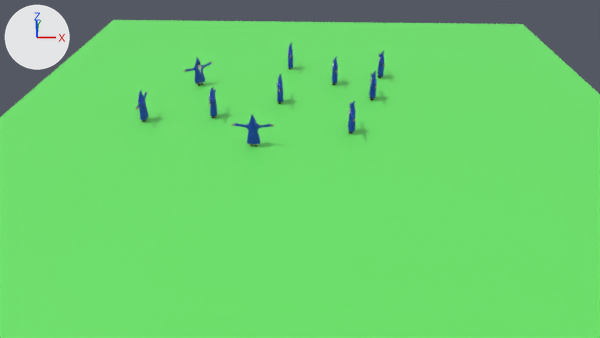
Two versions of the Blender file assets/world.blend, one commit apart.
One viewpoint serves both versions: the file's camera 'camera'. The lights are fixed; the arrows at upper left show +X, +Y and +Z. The picture after the commit comes second.

The first picture shows 'Wizzard 4.009', 'floor' and 9 more.
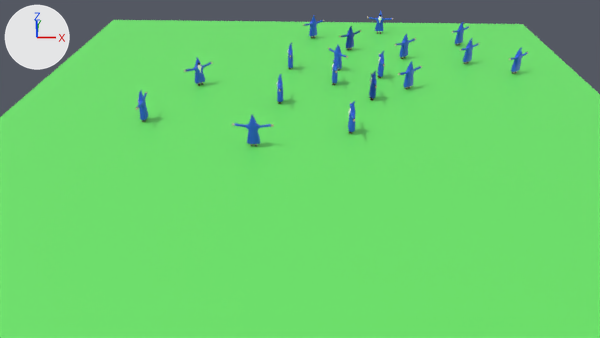
Edits to the bpy script that builds the scene:
```text
Change ob_wizzard_4_001:
    ob_wizzard_4_001.location: (-12.31, 6.41, 1.61) -> (8.79, 25.04, 1.61)
    ob_wizzard_4_001.rotation_euler: (0.0, 0.0, 0.781) -> (0.0, 0.0, -0.145)  # degrees (0, 0, 45) -> degrees (0, 0, -8.3)
Change ob_wizzard_4_002:
    ob_wizzard_4_002.location: (-5.01, -6.71, 1.61) -> (2.69, 11.32, 1.61)
    ob_wizzard_4_002.rotation_euler: (0.0, 0.0, -3.16) -> (0.0, 0.0, -4.086)  # degrees (0, 0, -181) -> degrees (0, 0, -234)
Change ob_wizzard_4_003:
    ob_wizzard_4_003.location: (7.45, 9.21, 1.61) -> (22.9, 10.93, 1.61)
    ob_wizzard_4_003.rotation_euler: (0.0, 0.0, -1.527) -> (0.0, 0.0, -2.453)  # degrees (0, 0, -87) -> degrees (0, 0, -141)
Change ob_wizzard_4_004:
    ob_wizzard_4_004.location: (-2.73, 11.51, 1.61) -> (18.62, 20.45, 1.61)
    ob_wizzard_4_004.rotation_euler: (0.0, 0.0, -1.527) -> (0.0, 0.0, -2.453)  # degrees (0, 0, -87) -> degrees (0, 0, -141)
Change ob_wizzard_4_005:
    ob_wizzard_4_005.location: (3.57, -3.88, 1.61) -> (10.11, 6.16, 1.61)
    ob_wizzard_4_005.rotation_euler: (0.0, 0.0, -1.527) -> (0.0, 0.0, -2.453)  # degrees (0, 0, -87) -> degrees (0, 0, -141)
Change ob_wizzard_4_006:
    ob_wizzard_4_006.location: (-15.86, -2.23, 1.61) -> (-0.25, 22.68, 1.61)
    ob_wizzard_4_006.rotation_euler: (0.0, 0.0, -1.527) -> (0.0, 0.0, -2.453)  # degrees (0, 0, -87) -> degrees (0, 0, -141)
Change ob_wizzard_4_007:
    ob_wizzard_4_007.location: (-3.3, 2.22, 1.61) -> (10.85, 15.31, 1.61)
    ob_wizzard_4_007.rotation_euler: (0.0, 0.0, -1.527) -> (0.0, 0.0, -2.453)  # degrees (0, 0, -87) -> degrees (0, 0, -141)
Change ob_wizzard_4_008:
    ob_wizzard_4_008.location: (2.27, 7.15, 1.61) -> (18.14, 13.82, 1.61)
    ob_wizzard_4_008.rotation_euler: (0.0, 0.0, -1.527) -> (0.0, 0.0, -2.453)  # degrees (0, 0, -87) -> degrees (0, 0, -141)
Change ob_wizzard_4_009:
    ob_wizzard_4_009.location: (-9.44, -1.22, 1.61) -> (4.42, 18.16, 1.61)
    ob_wizzard_4_009.rotation_euler: (0.0, 0.0, -1.527) -> (0.0, 0.0, -2.453)  # degrees (0, 0, -87) -> degrees (0, 0, -141)
Change ob_wizzard_4_010:
    ob_wizzard_4_010.location: (-9.44, -1.22, 1.61) -> (4.42, 18.16, 1.61)
    ob_wizzard_4_010.rotation_euler: (0.0, 0.0, -1.527) -> (0.0, 0.0, -2.453)  # degrees (0, 0, -87) -> degrees (0, 0, -141)
```

Changed parts and their boxes (x1, y1, x2, y2) in the pictures (600 x 338 px):
'Wizzard 4.005', moved, turned (not visible before)
    after: (398, 62, 422, 89)
'Wizzard 4.003', moved, turned (not visible before)
    after: (509, 47, 528, 74)
'Wizzard 4.009', moved, turned (not visible afterwards)
    before: (209, 87, 217, 118)
'Wizzard 4.008', moved, turned (not visible before)
    after: (460, 39, 479, 64)
'Wizzard 4.007', moved, turned (not visible before)
    after: (395, 34, 416, 59)
'Wizzard 4.010', moved, turned (not visible before)
    after: (339, 26, 361, 50)
'Wizzard 4.001', moved, turned (not visible before)
    after: (367, 11, 393, 34)
'Wizzard 4.004', moved, turned (not visible before)
    after: (452, 22, 470, 46)
'Wizzard 4.002', moved, turned (not visible before)
    after: (328, 44, 348, 71)
'Wizzard 4.006', moved, turned (not visible before)
    after: (303, 15, 324, 38)
